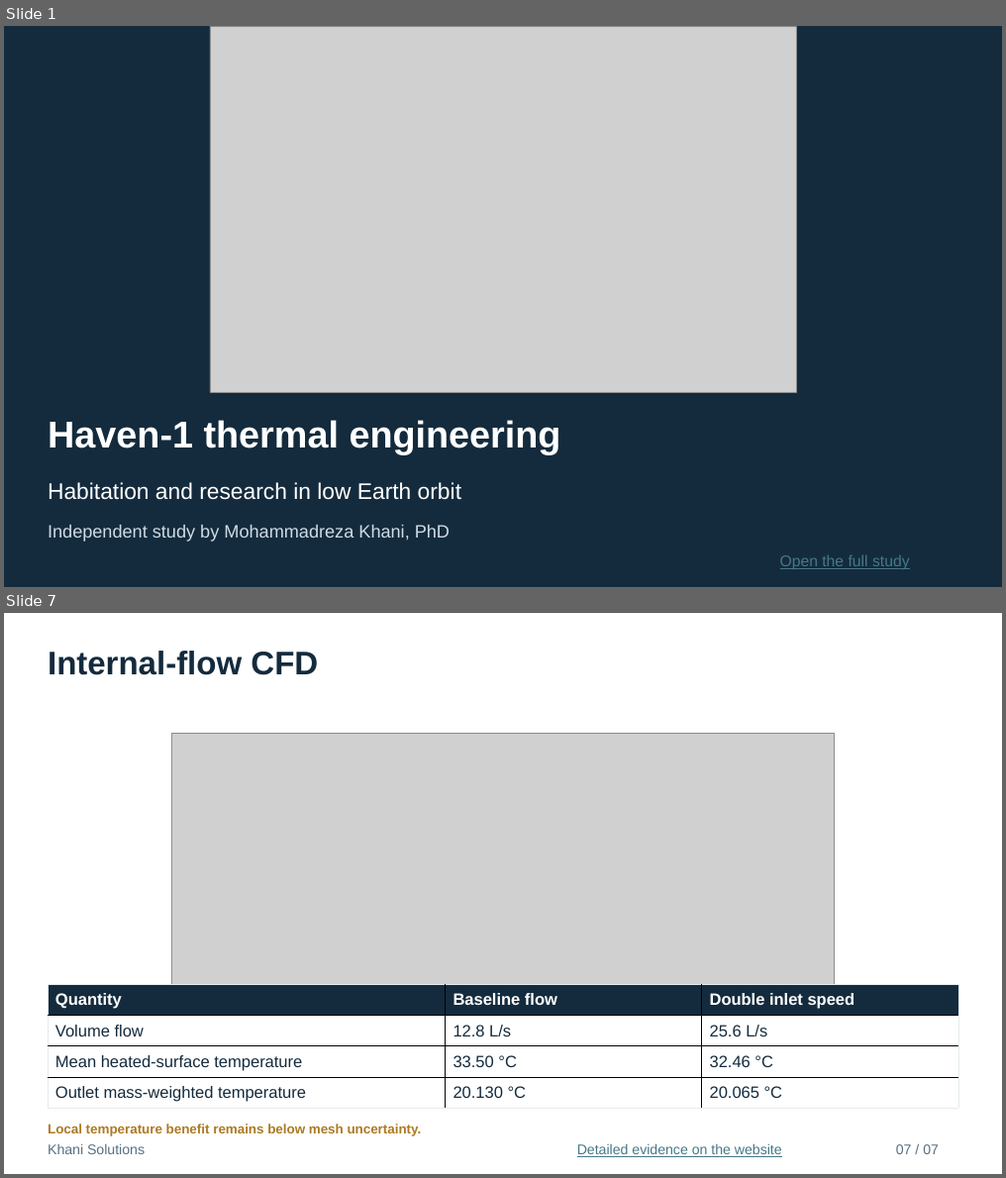
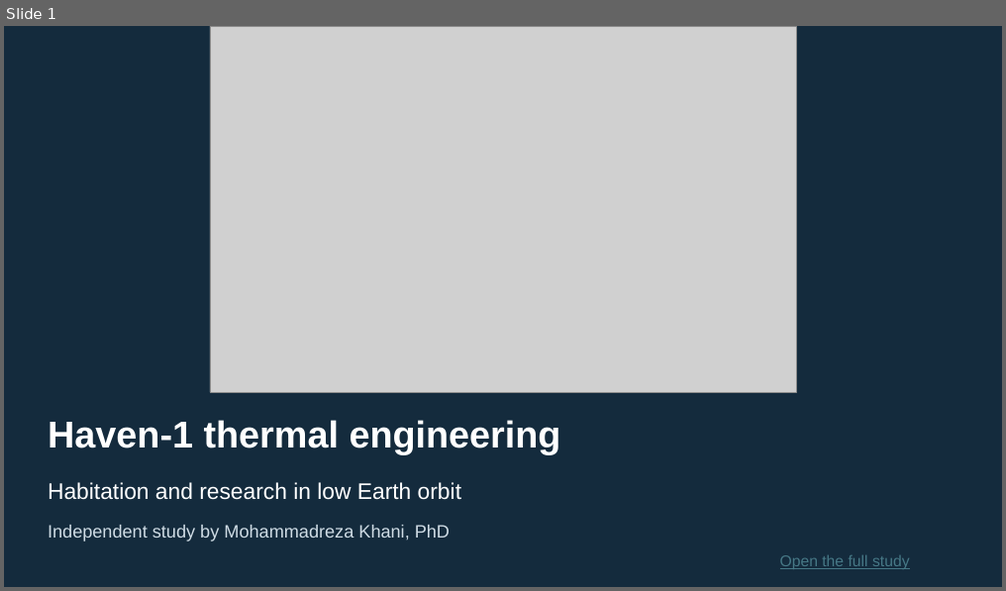
Before and after one commit to mrkhani88/khani-solutions-site, a slide deck: assets/studies/vast-haven-1/interview/Haven1_Thermal_Engineering_Interview.pptx. Shown one above the other, each under a label of ours: slides 1 and 7 before the commit, slide 1 after it; the slides between them are not shown. The pictures are 1006x1178 and 1006x591 pixels, drawn with LibreOffice and Linux fonts; fonts in the diff are those of the drawing; grey boxes stand for pictures. Boxes give left, top, right and bottom in pixels: in the first picture for what was removed or moved away, otherwise in the second. Text is boxed around its words. In the diff, an @@ line names an element or a change of style, - is before the commit and + after.

```diff
--- a/assets/studies/vast-haven-1/interview/Haven1_Thermal_Engineering_Interview.pptx
+++ b/assets/studies/vast-haven-1/interview/Haven1_Thermal_Engineering_Interview.pptx
@@ slide 7 removed at (4,613,1002,1174), background #FFFFFF @@
@@ text removed at (48,651,318,675) @@
-Internal-flow CFD
@@ picture removed at (171,733,835,988) @@
@@ table removed at (48,985,958,1106), 4 rows, 3 columns @@
-Quantity | Baseline flow | Double inlet speed
-Volume flow | 12.8 L/s | 25.6 L/s
-Mean heated-surface temperature | 33.50 °C | 32.46 °C
-Outlet mass-weighted temperature | 20.130 °C | 20.065 °C
@@ text removed at (48,1144,145,1155) @@
-Khani Solutions
@@ text removed at (48,1124,422,1137) @@
-Local temperature benefit remains below mesh uncertainty.
@@ text removed at (577,1144,782,1157) @@
-Detailed evidence on the website
@@ text removed at (896,1145,939,1155) @@
-07 / 07
```
Also in this commit, not shown: 2 slides changed, 7 slides added, 3 other slides removed, 23 other files.
